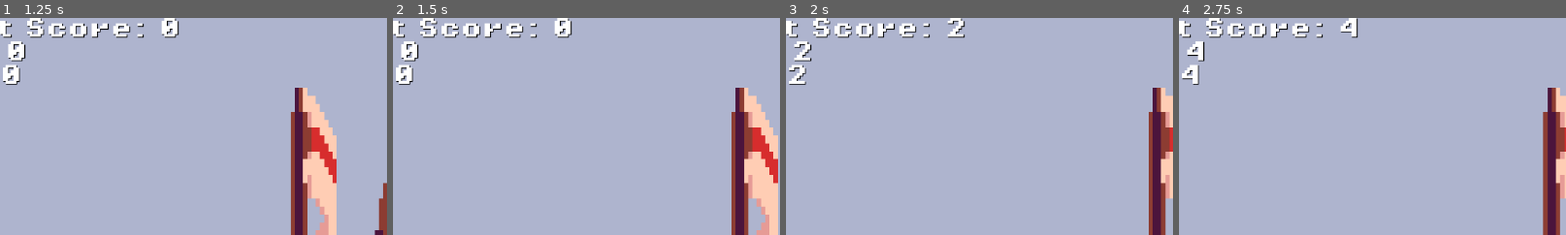
Above: before the commit, frames 1-4 (left to right).
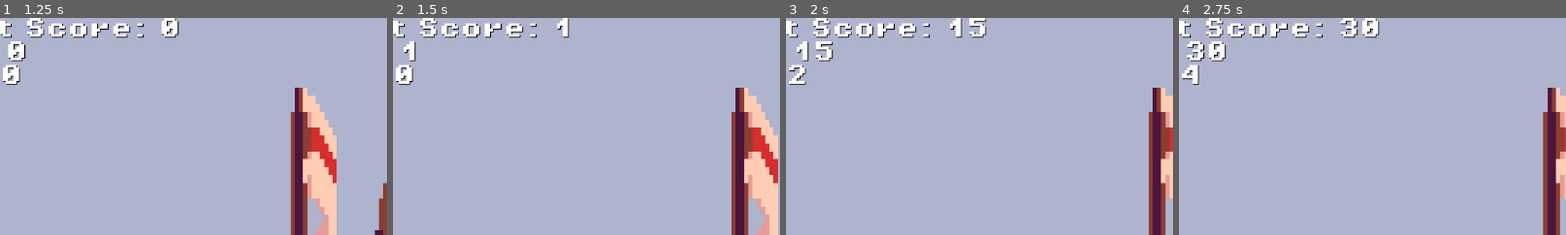
Above: after the commit, the same moments.

Repository: wessleyn/Jura-Knight
Game: Godot game, scene res://scenes/main_menu.tscn
Two runs of this game, one before a commit and one after it. Both use one fixed random seed, a clock stepped at 60 frames per second and the inputs below.
Inputs:
- Up to frame 1 (1.25 s): click "Start Game" at 0.5 s
- Up to frame 2 (1.5 s): tap Enter at 1.25 s; hold Right (move_right) from 1.28 s (still down)
- Up to frame 3 (2 s): keep holding Right (move_right); tap Up (jump) at 1.52 s
- Up to frame 4 (2.75 s): keep holding Right (move_right); tap Up (jump) at 2.27 s
The pictures show only the part of the screen within x 17-67%, y 0-50%; the shares and areas given below are measured in that part.

Frame 1 is identical in both runs. In frame 2, 0.6% of the frame differs, in the area x 2-47%, y 0-21%; in frame 3, 1.1%; in frame 4, 1.3%, in the area x 2-52%, y 0-21%.

Commit message:
improved score calculation by counting distance moved on the x axis

Diff:
--- a/scripts/game_manager.gd
+++ b/scripts/game_manager.gd
@@ -11,18 +11,15 @@
 
 func updateScore ():
 	score_label.text = "Highest Score: %d\nScore: %d\nCoins: %d" % [
-		Global.high_score, score, coins
+		int(Global.high_score), int(score), coins
 	]
-func addPoint():
-	score += 1
-	if score >= Global.high_score:
-		setHighestScore()
+func addPoint(point):
+	score += point
+	if score >= Global.high_score: Global.high_score = score
+
 
 	updateScore()
 
 func addCoin():
 	coins += 1
-	addPoint()
-
-func setHighestScore():
-	Global.high_score = score
+	addPoint(5)
--- a/scripts/knight.gd
+++ b/scripts/knight.gd
@@ -4,8 +4,12 @@
 const SHIP_SPEED = 150
 const JUMP_VELOCITY = -300.0
 
+var prevPosition = 0
+
 @onready var animated_sprite : AnimatedSprite2D = $AnimatedSprite2D
 @onready var ship: AnimatableBody2D = $"../Ship"
+@onready var game_manager: CanvasLayer = %GameManager
+
 
 func enableMovement(direction):
 	if Input.is_action_just_pressed("jump") and is_on_floor():
@@ -31,6 +35,11 @@
 	else:
 		velocity.x = move_toward(velocity.x, 0, SPEED)
 
+
+func _ready() -> void:
+	#mark the starting point as the highest distance moved
+	prevPosition = position.x
+
 func _physics_process(delta: float) -> void:
 	# Add the gravity.
 	if not is_on_floor():
@@ -45,3 +54,8 @@
 	else:
 		enableMovement(direction)
 		move_and_slide()
+	# increase score based on world exploration
+	if(position.x > prevPosition):
+		print("reached, previous : ", prevPosition, " new : ", position.x)
+		game_manager.addPoint(0.125)
+		prevPosition = position.x #mark new highest distance reached
